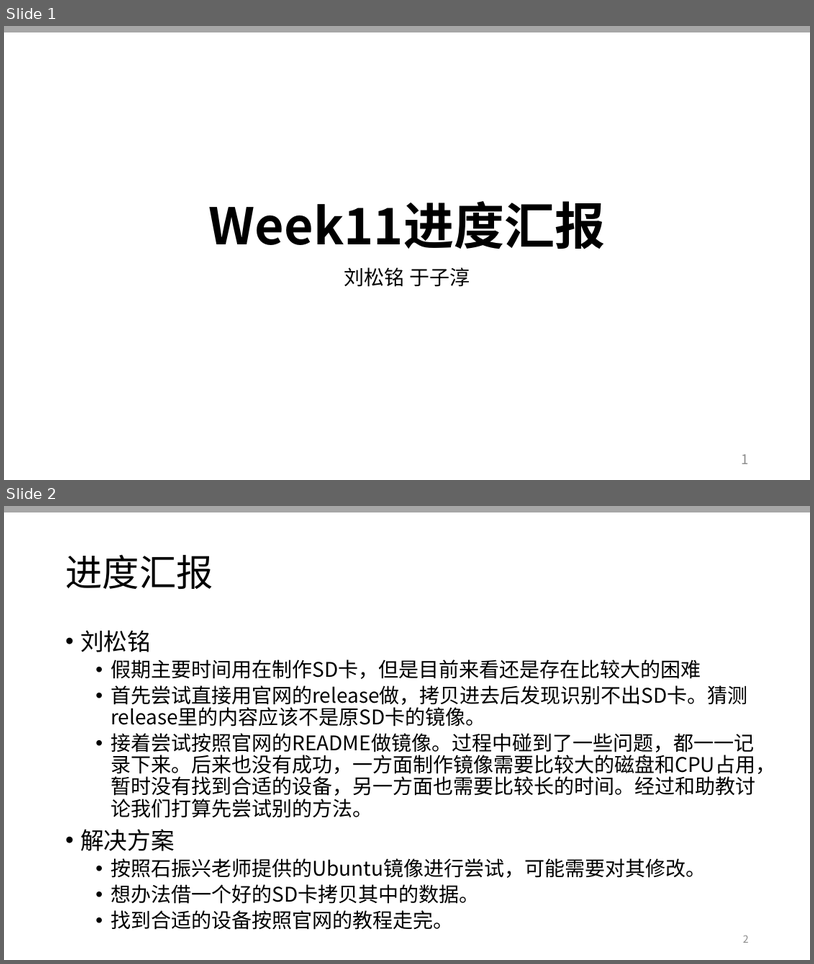
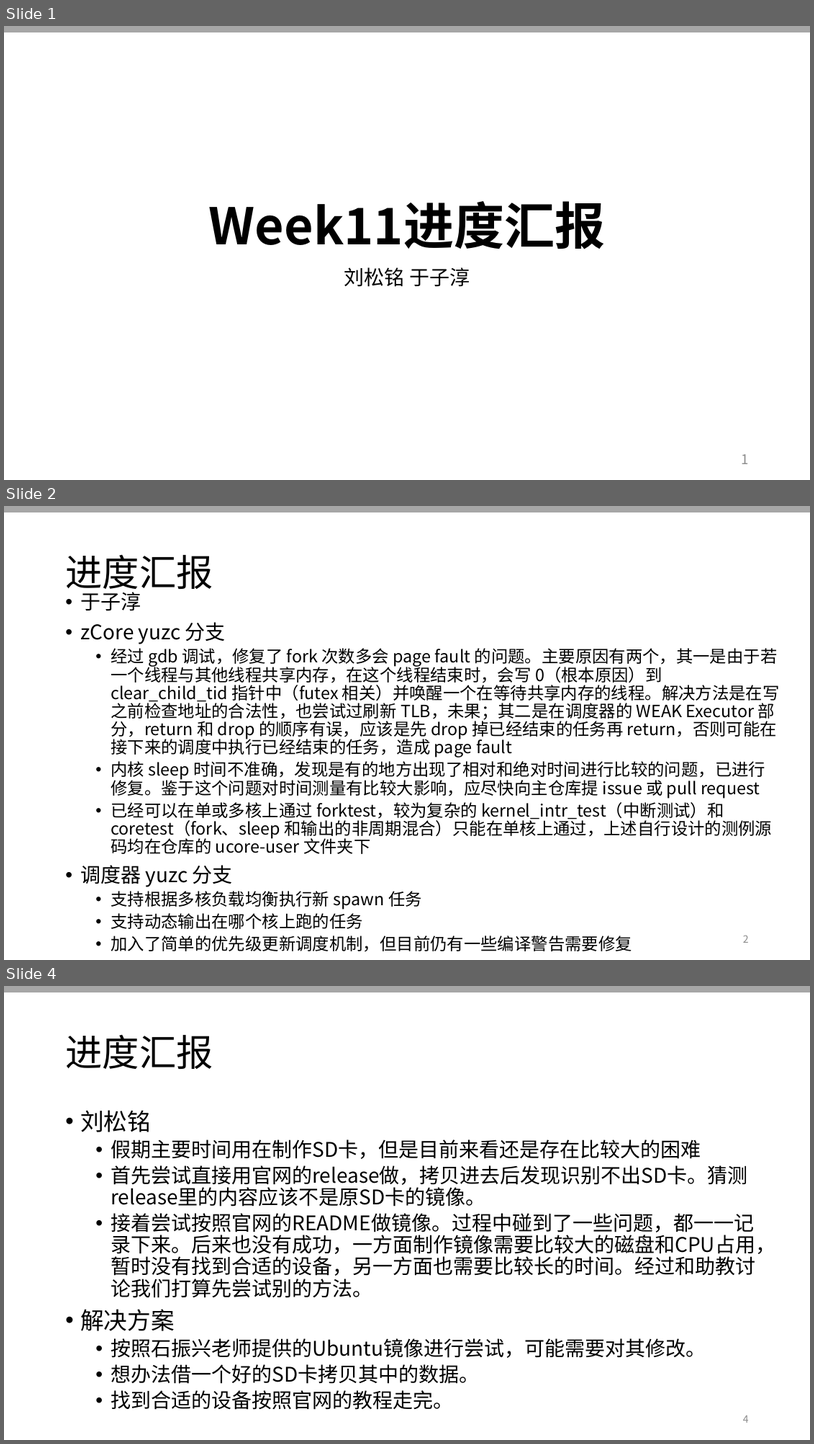
Before and after one commit to OSLab-zCore/OSLab-Docs, a slide deck: 进度汇报PPT汇总/week11.pptx. Shown one above the other, each under a label of ours: slides 1 and 2 before the commit, slides 1, 2 and 4 after it; the slides between them are not shown. The pictures are 814x964 and 814x1444 pixels, drawn with LibreOffice and Linux fonts; fonts in the diff are those of the drawing. Boxes give left, top, right and bottom in pixels: in the first picture for what was removed or moved away, otherwise in the second. Text is boxed around its words. In the diff, an @@ line names an element or a change of style, - is before the commit and + after.

```diff
--- a/进度汇报PPT汇总/week11.pptx
+++ b/进度汇报PPT汇总/week11.pptx
@@ slide 2 added at <box>4,506,810,960</box>, background #FFFFFF; not listed: 1 template element that a slide beside it also shows @@
@@ title added at <box>65,554,213,595</box>, 44 pt, text #000000 @@
+进度汇报
@@ text added at <box>80,592,780,929</box>, 20 pt, text #000000 @@
+• 于子淳
+• zCore yuzc 分支
+  • 经过 gdb 调试，修复了 fork 次数多会 page fault 的问题。主要原因有两个，其一是由于若一个线程与其他线程共享内存，在这个线程结束时，会写 0（根本原因）到 clear_child_tid 指针中（futex 相关）并唤醒一个在等待共享内存的线程。解决方法是在写之前检查地址的合法性，也尝试过刷新 TLB，未果；其二是在调度器的 WEAK Executor 部分，return 和 drop 的顺序有误，应该是先 drop 掉已经结束的任务再 return，否则可能在接下来的调度中执行已经结束的任务，造成 page fault
+  • 内核 sleep 时间不准确，发现是有的地方出现了相对和绝对时间进行比较的问题，已进行修复。鉴于这个问题对时间测量有比较大影响，应尽快向主仓库提 issue 或 pull request
+  • 已经可以在单或多核上通过 forktest，较为复杂的 kernel_intr_test（中断测试）和 coretest（fork、sleep 和输出的非周期混合）只能在单核上通过，上述自行设计的测例源码均在仓库的 ucore-user 文件夹下
+• 调度器 yuzc 分支
+  • 支持根据多核负载均衡执行新 spawn 任务
+  • 支持动态输出在哪个核上跑的任务
+  • 加入了简单的优先级更新调度机制，但目前仍有一些编译警告需要修复
@@ page number added at <box>743,934,749,942</box>, 12 pt, text #8C8C8C @@
+2
@@ what was slide 2 is now slide 4 @@
@@ page number at <box>743,1415,749,1422</box>: text changed @@
-2
+4
```
Also in this commit, not shown: 1 other slide added.
